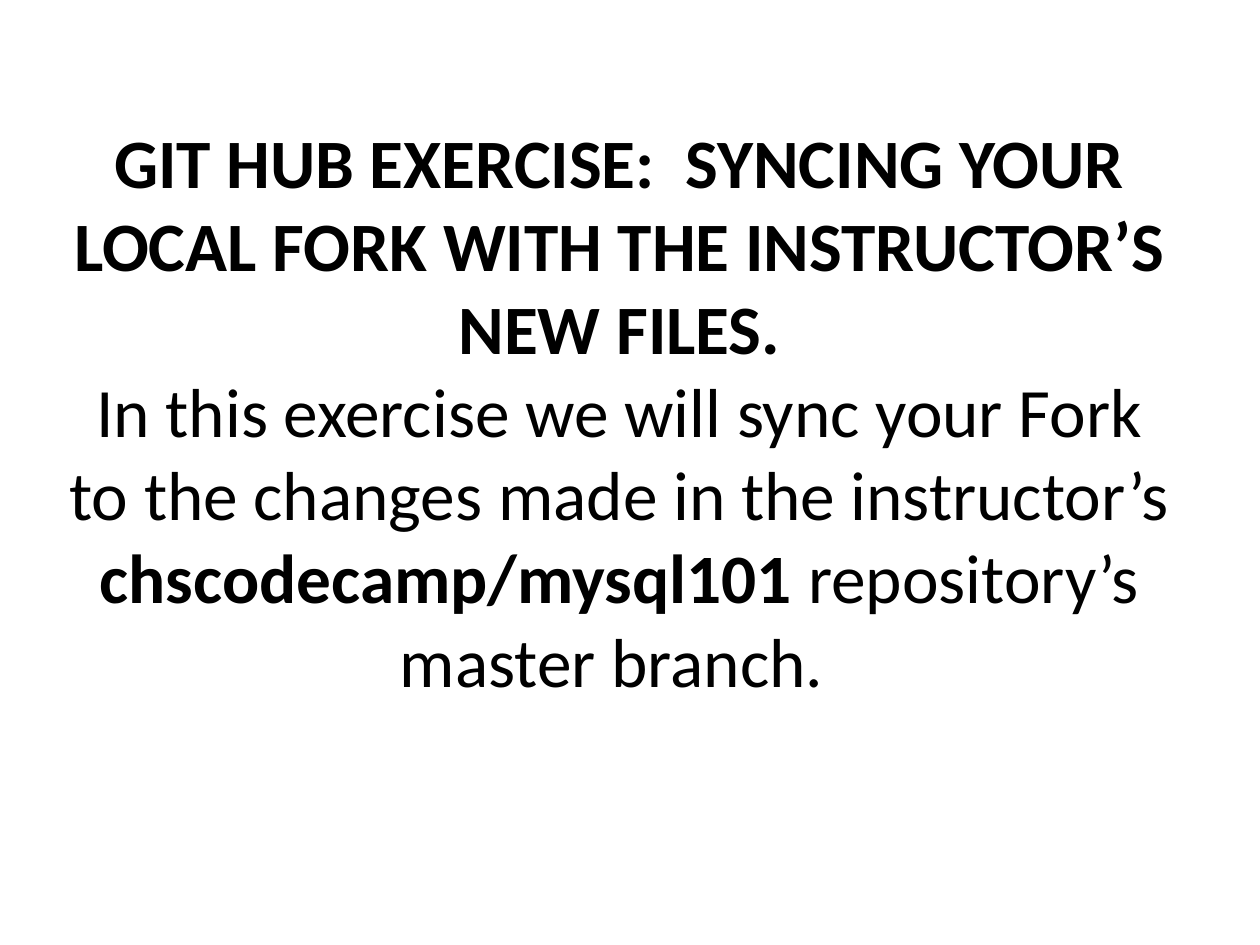
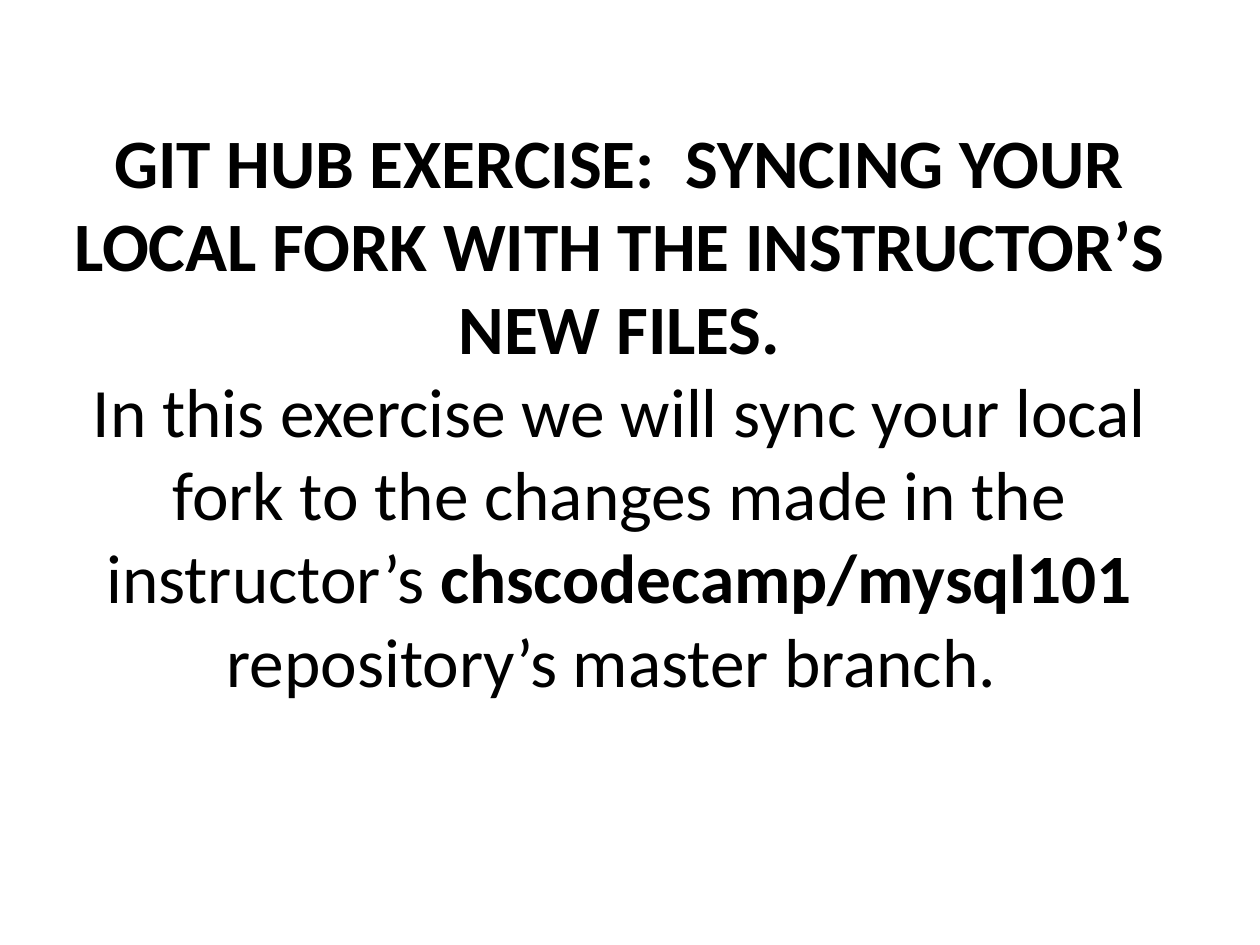
Before and after one commit to dchabala10/mysql101, a slide deck: slide 3 of Presentation/Intro_to_Relational_Databases_with_MySQL_Day2and3.pptx. Drawn at 1260x945 pixels with LibreOffice and Linux fonts; fonts in the diff are those of the drawing. Boxes give left, top, right and bottom in pixels: in the first picture for what was removed or moved away, otherwise in the second. Text is boxed around its words. In the diff, an @@ line names an element or a change of style, - is before the commit and + after.

```diff
--- a/Presentation/Intro_to_Relational_Databases_with_MySQL_Day2and3.pptx
+++ b/Presentation/Intro_to_Relational_Databases_with_MySQL_Day2and3.pptx
@@ title at [74, 142, 1164, 699]: text changed @@
-GIT HUB EXERCISE: SYNCING YOUR LOCAL FORK WITH THE INSTRUCTOR’S NEW FILES.
-In this exercise we will sync your Fork to the changes made in the instructor’s chscodecamp/mysql101 repository’s master branch.
+GIT HUB EXERCISE: SYNCING YOUR LOCAL FORK WITH THE INSTRUCTOR’S NEW FILES.
+In this exercise we will sync your local fork to the changes made in the instructor’s chscodecamp/mysql101 repository’s master branch.
```
Also in this commit, not shown: 4 slides added.
